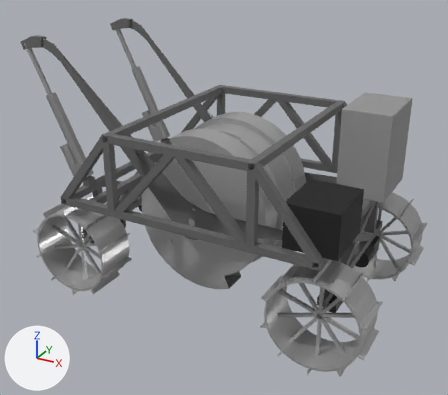
An edit to the Blender file public/projects/rover/model.blend, drawn before and after from the same camera.
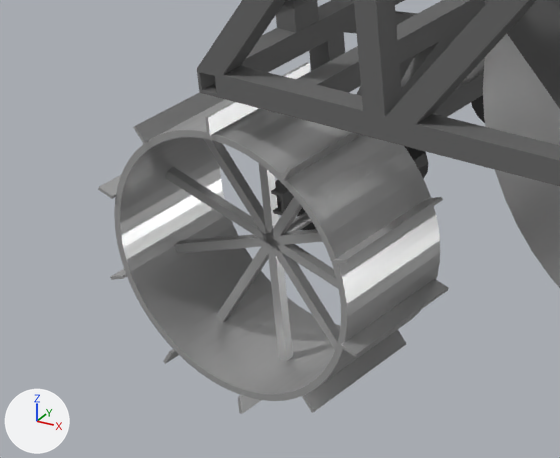
The first picture shows the older version from a 50 mm camera at (9.49, -17.92, 7.89) aimed at (-0.16, -0.38, -0.87). The close-ups show the older and then the newer version on the part from 1% to 36% of the width and 45% to 78% of the height of that picture. Only the edits that show in the close-ups are written down. The axes (+X, +Y, +Z) are drawn at lower left. The lights are the same throughout.

The older version as bpy lines, for what is in view:
```python
ob_0actuator_hinge_001 = bpy.data.objects.new('0actuator_hinge.001', me_cube_019)
ob_0actuator_hinge_001.location = (-4.463, 2.417, -0.373)
ob_0actuator_hinge_001.scale = (2.48, 3.48, 2.48)
ob_paddle = bpy.data.objects.new('paddle', me_cube)
ob_paddle.location = (3.028, -2.991, -3.162)
ob_paddle.rotation_euler = (0.0, 2.829, 0.0)  # degrees (0, 162, 0)
ob_paddle.scale = (1.9, 15.0, 0.34)
ob_paddle_001 = bpy.data.objects.new('paddle.001', me_cube_001)
ob_paddle_001.location = (3.028, -2.991, -2.183)
ob_paddle_001.rotation_euler = (0.0, 3.458, 0.0)  # degrees (0, 198, 0)
ob_paddle_001.scale = (1.9, 15.0, 0.34)
ob_paddle_002 = bpy.data.objects.new('paddle.002', me_cube_002)
ob_paddle_002.location = (3.606, -2.991, -1.393)
ob_paddle_002.rotation_euler = (0.0, 4.086, 0.0)  # degrees (0, 234, 0)
ob_paddle_002.scale = (1.9, 15.0, 0.34)
ob_paddle_004 = bpy.data.objects.new('paddle.004', me_cube_004)
ob_paddle_004.location = (4.536, -2.991, -1.096)
ob_paddle_004.rotation_euler = (0.0, 4.714, 0.0)  # degrees (0, 270, 0)
ob_paddle_004.scale = (1.9, 15.0, 0.34)
ob_paddle_005 = bpy.data.objects.new('paddle.005', me_cube_005)
ob_paddle_005.location = (5.462, -2.991, -1.399)
ob_paddle_005.rotation_euler = (0.0, 5.342, 0.0)  # degrees (0, 306, 0)
ob_paddle_005.scale = (1.9, 15.0, 0.34)
ob_paddle_009 = bpy.data.objects.new('paddle.009', me_cube_009)
ob_paddle_009.location = (3.607, -2.991, -3.948)
ob_paddle_009.rotation_euler = (0.0, 2.199, 0.0)  # degrees (0, 126, 0)
ob_paddle_009.scale = (1.9, 15.0, 0.34)
ob_rim = bpy.data.objects.new('rim', me_cylinder)
ob_rim.location = (4.53, 2.946, -2.672)
ob_rim.rotation_euler = (1.571, 0.0, 0.0)  # degrees (90, 0, 0)
ob_rim.scale = (15.0, 14.8, 14.9)
ob_spokes = bpy.data.objects.new('spokes', me_cube_014)
ob_spokes.location = (4.536, 2.996, -2.674)
ob_spokes.rotation_euler = (0.0, -2.513, 0.0)  # degrees (0, -144, 0)
ob_spokes.scale = (1.01, 1.01, 28.2)
# also in view: 'motor' at (0.0, 0.0, -2.67); '0arms' at (-1.55, -0.02, 1.44); 'empty_2' at (-4.46, -0.02, -2.23); 'empty_28' at (-4.46, -0.02, -0.63); 'empty_14' at (-2.46, -3.61, 0.62)
```
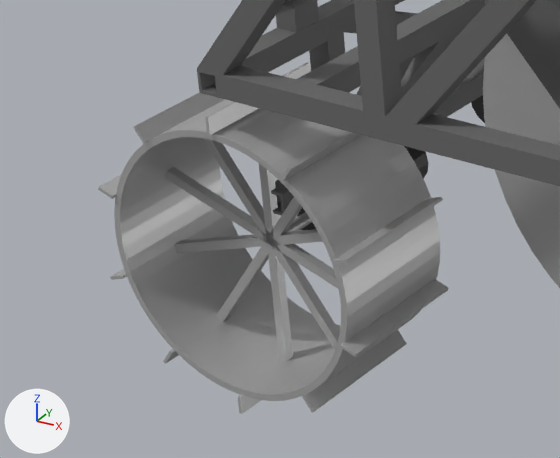
The edits, one by one:
In material 'wheel metal' (mat_wheel_metal), roughness goes from 0.3 to 0.4.

Pixel boxes [x1, y1, x2, y2] of what changed, in the close-ups (560 x 458 px):
'paddle.004', surface changed
    both: [205, 63, 310, 135]
